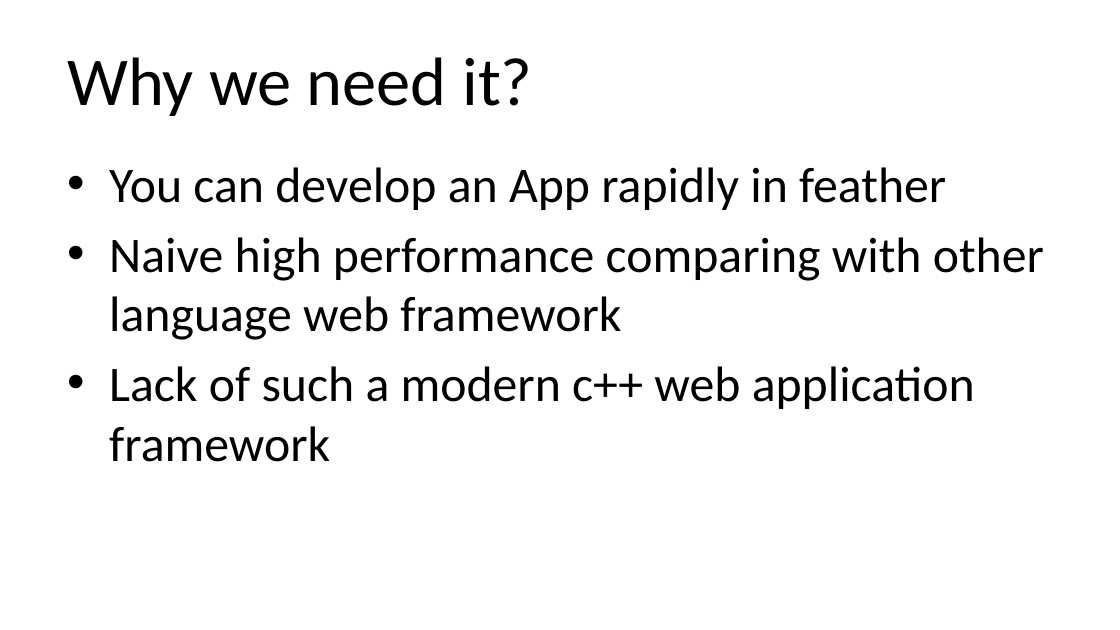
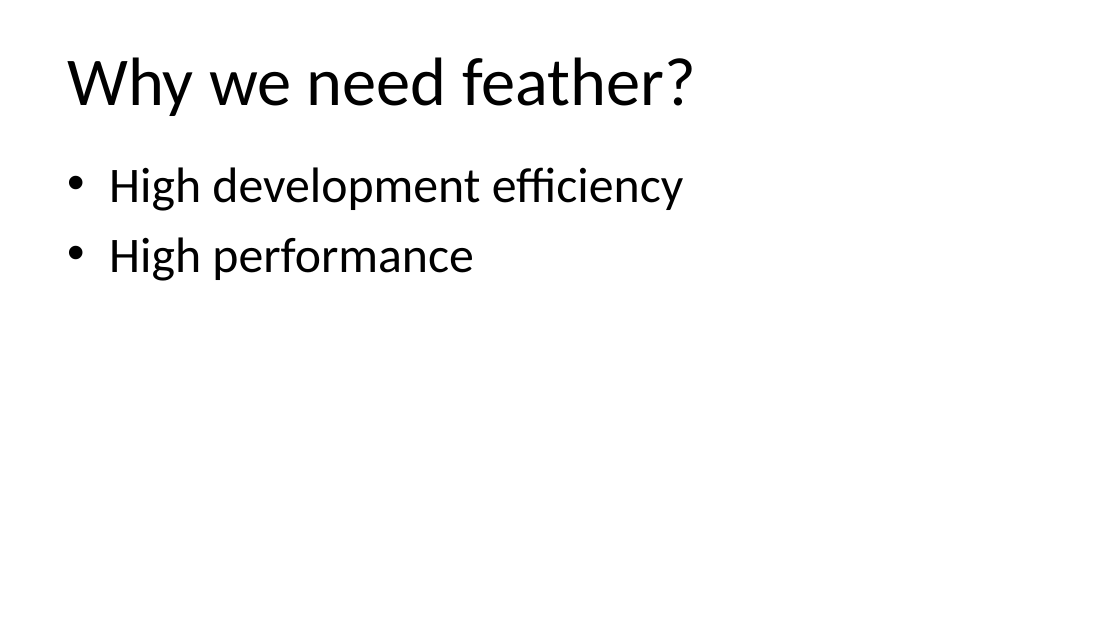
Before and after one commit to qicosmos/cppcon2018, a slide deck: slide 24 of cppcon2018.pptx (slide 9 before the commit). Drawn at 1120x630 pixels with LibreOffice and Linux fonts; fonts in the diff are those of the drawing. Boxes give left, top, right and bottom in pixels: in the first picture for what was removed or moved away, otherwise in the second. Text is boxed around its words. In the diff, an @@ line names an element or a change of style, - is before the commit and + after.

```diff
--- a/cppcon2018.pptx
+++ b/cppcon2018.pptx
@@ title at [67,57,696,116]: text changed @@
-Why we need it?
+Why we need feather?
@@ text at [109,167,683,281]: text changed @@
-• You can develop an App rapidly in feather
-• Naive high performance comparing with other language web framework
-• Lack of such a modern c++ web application framework
+• High development efficiency
+• High performance
```
Also in this commit, not shown: 13 other slides changed, 8 slides added, 2 slides removed.
